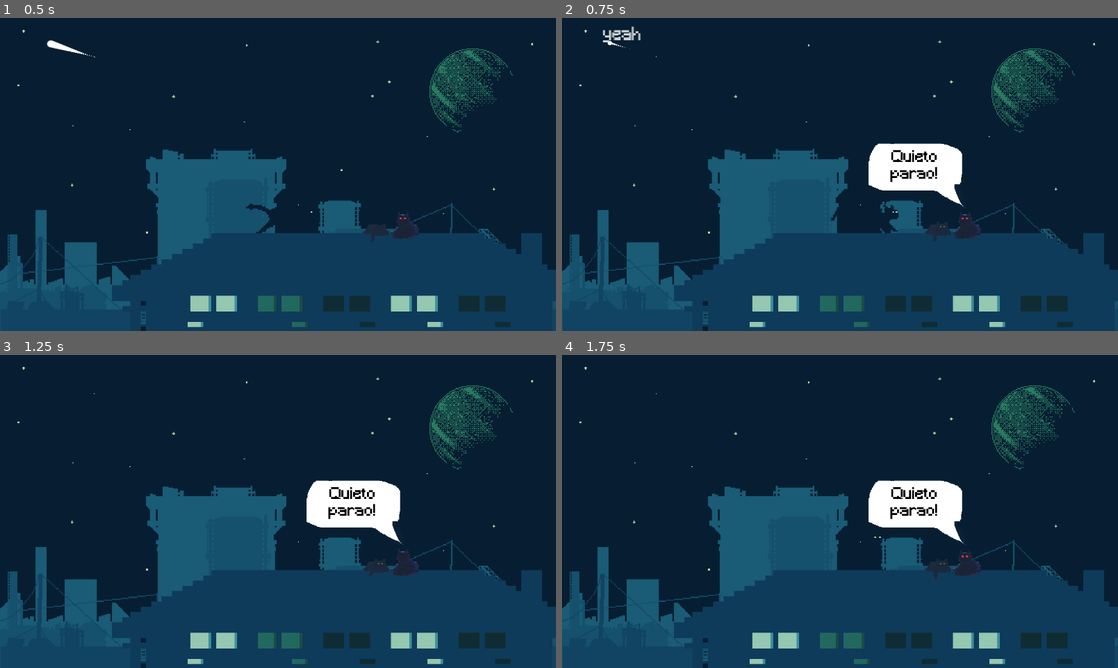
Above: before the commit, frames 1-4 (two rows, left to right).
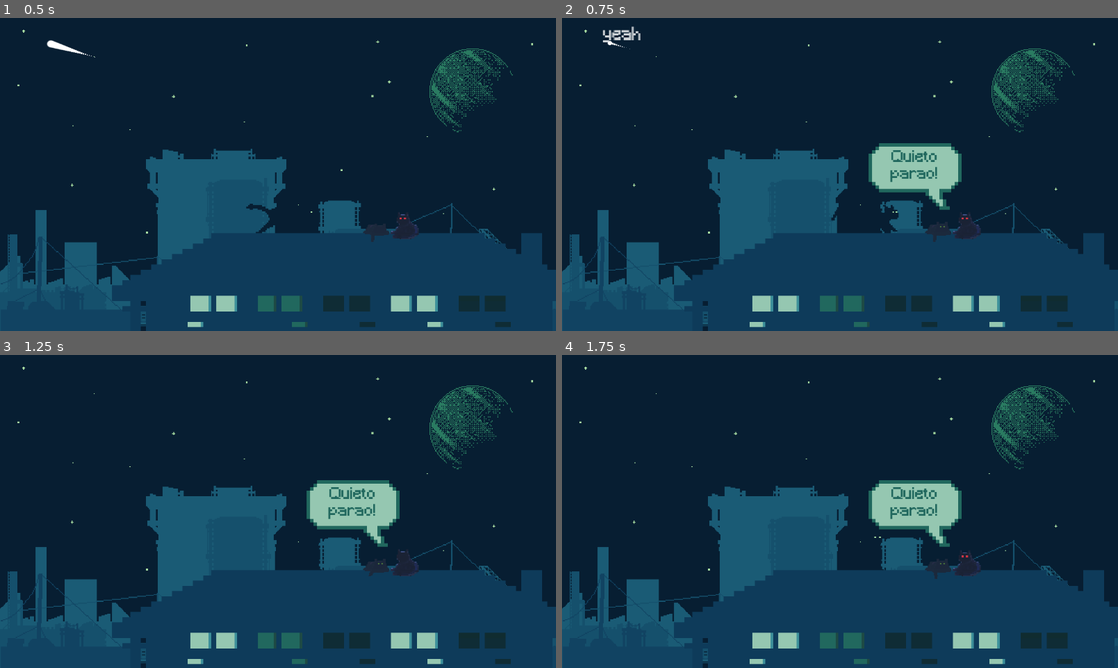
Above: after the commit, the same moments.

Repository: DEVizzent/mermelada-jam-2023
Game: Godot game, scene res://TypeWordAtEnd/type_word_at_end.tscn
The game is run twice, just before and just after one commit, with the same random seed, the same clock (stepped at 60 frames per second) and the same inputs. This scene is started directly instead of the project's main scene.
Inputs (mouse positions are in pixels of both pictures, inside the frame that each line leads up to):
- Up to frame 1 (0.5 s): no input
- Up to frame 2 (0.75 s): move the mouse to (962, 158) at 0.52 s; hold Right (ui_right) from 0.53 s (still down); click (962, 158) at 0.67 s
- Up to frame 3 (1.25 s): keep holding Right (ui_right); tap Space (jump) at 0.77 s
- Up to frame 4 (1.75 s): release Right (ui_right) at 1.25 s; drag from (728, 527) to (812, 574) at 1.27 s

Frame 1 is identical in both runs. In frame 2, 2.7% of the frame differs, in the area x 55-73%, y 40-62%; in frame 3, 2.7%; in frame 4, 2.7%.

Commit message:
Cambio bocadillos

Diff:
--- a/TypeWordAtEnd/type_word_at_end.tscn
+++ b/TypeWordAtEnd/type_word_at_end.tscn
@@ -203,7 +203,7 @@
 [sub_resource type="LabelSettings" id="LabelSettings_qclgm"]
 line_spacing = 3.055
 font_size = 35
-font_color = Color(0, 0, 0, 1)
+font_color = Color(0.129412, 0.407843, 0.368627, 1)
 
 [sub_resource type="StyleBoxFlat" id="StyleBoxFlat_jaljn"]
 bg_color = Color(1, 1, 1, 1)
@@ -323,20 +323,6 @@
 "transitions": PackedFloat32Array(1, 1),
 "update": 1,
 "values": [false, true]
-}
-tracks/5/type = "method"
-tracks/5/imported = false
-tracks/5/enabled = true
-tracks/5/path = NodePath("TypeWordAtEnd")
-tracks/5/interp = 1
-tracks/5/loop_wrap = true
-tracks/5/keys = {
-"times": PackedFloat32Array(4.1),
-"transitions": PackedFloat32Array(1),
-"values": [{
-"args": [],
-"method": &"put_focus_on_line_text"
-}]
 }
 
 [sub_resource type="AnimationLibrary" id="AnimationLibrary_se7jy"]
Binary file changed: TypeWordAtEnd/bocadillo.png
